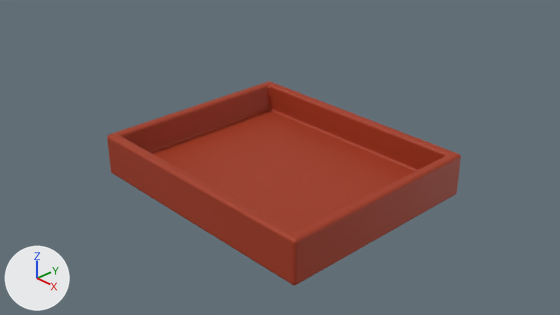
The Blender file frontend/src/utils/bentocomponents.blend, before and after one commit.
Rendered twice from the file's camera 'Camera'. Every picture has the same lights, and +X, +Y and +Z are marked at lower left. The picture after the commit comes second. The same objects are shown in both versions, whatever each file hides.
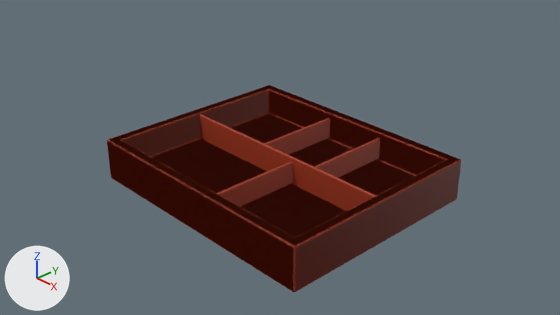
What changed in the scene script:
```text
Change me_cube:
    used by ob_cube; location = (0.0, 0.0, 0.0)
    remove me_cube.from_pydata(...)  # 24 vertices, 22 faces; spans x -2.0..2.0, y -1.64..1.64, z -0.5..0.15
    add me_cube.from_pydata(...)  # 80 vertices, 68 faces; spans x -2.0..2.0, y -1.64..1.64, z -0.5..0.15
    me_cube part 1: a new loose piece, a box spanning x -1.948..1.948, y -0.023..0.023, z -0.498..0.12, in mat_material (red #a33b22)
    me_cube part 2: a new loose piece, a box spanning x 0.598..0.645, y -0.021..1.579, z -0.288..0.064, in mat_material (red #a33b22)
    me_cube part 3: a new loose piece, a box spanning x 0.258..0.305, y -1.601..-0.001, z -0.288..0.064, in mat_material (red #a33b22)
    me_cube part 4: a new loose piece, a box spanning x -0.442..-0.395, y -0.021..1.579, z -0.288..0.064, in mat_material (red #a33b22)
    me_cube part 5: a new loose piece of 24 vertices spanning x -2.0..2.0, y -1.64..1.64, z -0.5..0.15, in mat_material (red #a33b22)
Change ob_cube:
    ob_cube.location: (0.0, 0.0, 0.0) -> (0.0, 0.0, -0.082)
```

Pixel boxes [x1, y1, x2, y2] of what changed, in the pictures (560 x 315 px):
'Cube', reshaped, moved: before [107, 81, 461, 285]; after [107, 85, 461, 292]
part 1 of me_cube, added (red): after [200, 114, 376, 211]
part 2 of me_cube, added (red): after [314, 138, 380, 178]
part 3 of me_cube, added (red): after [216, 161, 293, 207]
part 4 of me_cube, added (red): after [264, 118, 330, 155]
part 5 of me_cube, added (red): after [107, 85, 461, 292]
